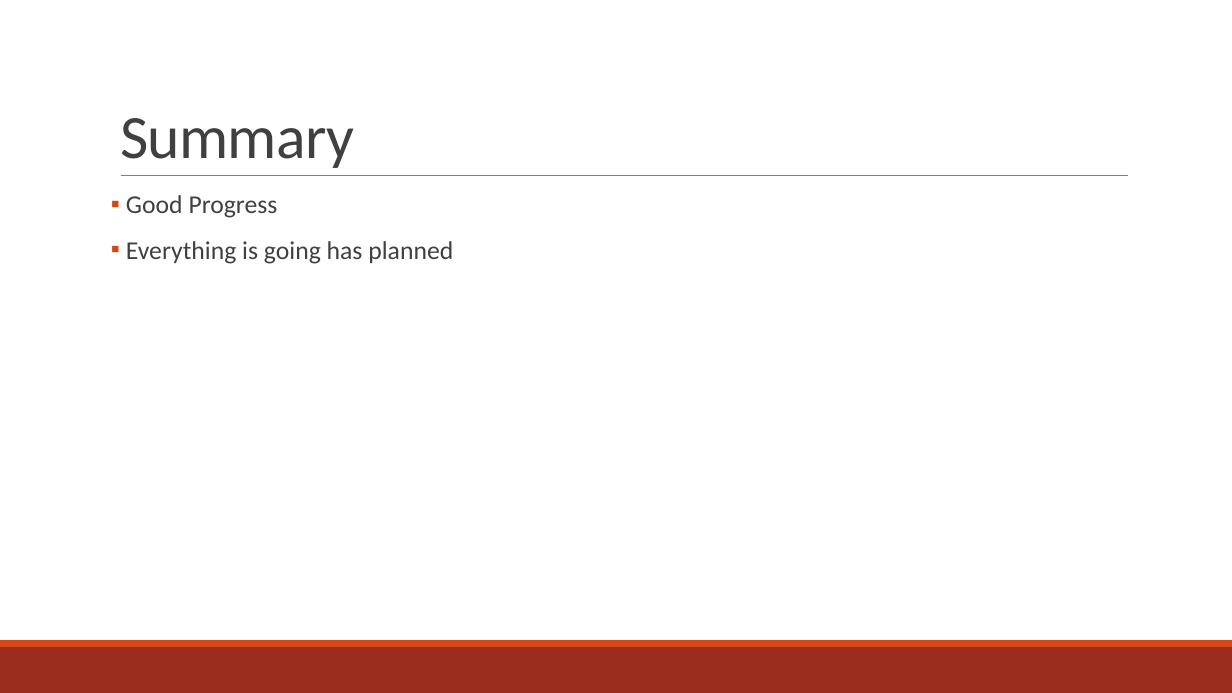
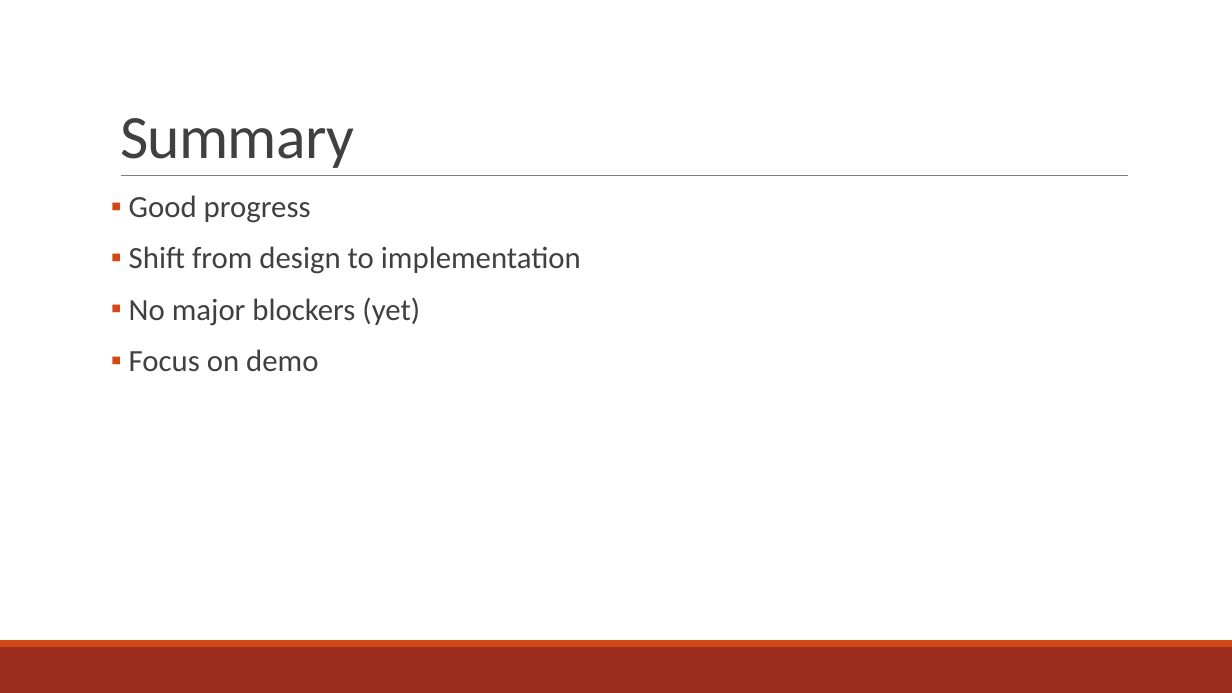
Before and after one commit to amgabriel45/CS495ClubStuff, a slide deck: slide 18 of Crimson Clubs (Design).pptx. Drawn at 1232x693 pixels with LibreOffice and Linux fonts; fonts in the diff are those of the drawing. Boxes give left, top, right and bottom in pixels: in the first picture for what was removed or moved away, otherwise in the second. Text is boxed around its words. In the diff, an @@ line names an element or a change of style, - is before the commit and + after.

```diff
--- a/Crimson Clubs (Design).pptx
+++ b/Crimson Clubs (Design).pptx
@@ text at (129,195,581,372): text changed; size 20 to 24 pt @@
-▪ Good Progress
-▪ Everything is going has planned
+▪ Good progress
+▪ Shift from design to implementation
+▪ No major blockers (yet)
+▪ Focus on demo
```
Also in this commit, not shown: 3 other slides changed.
